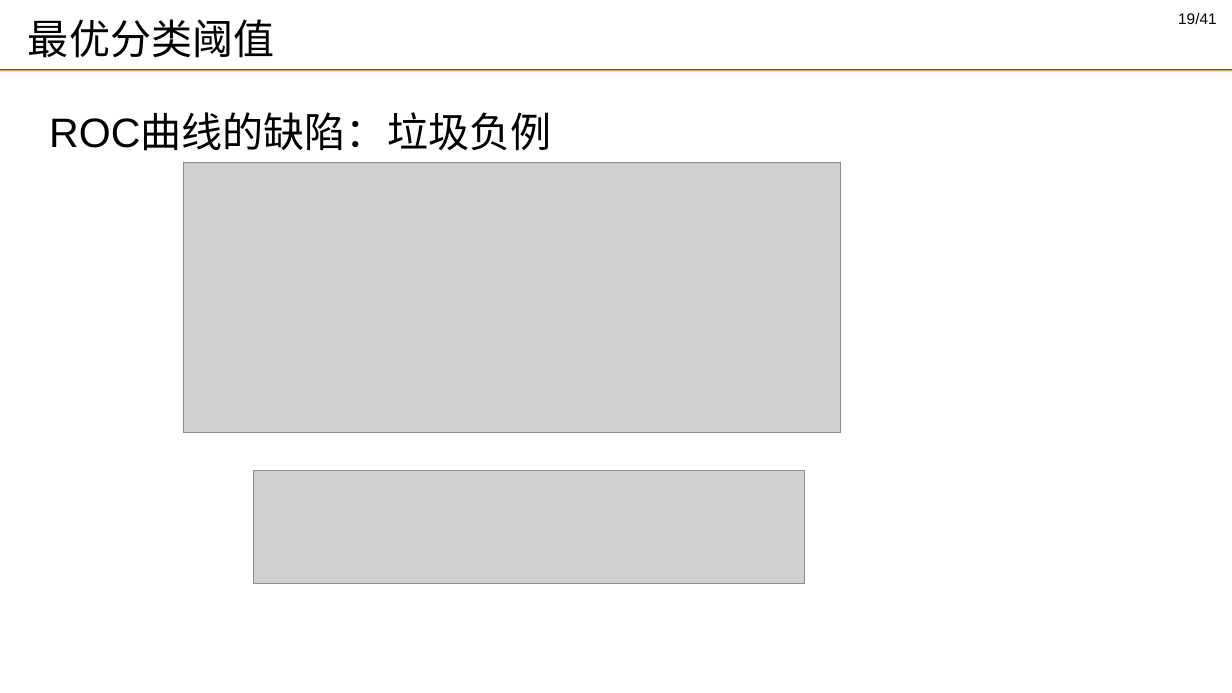
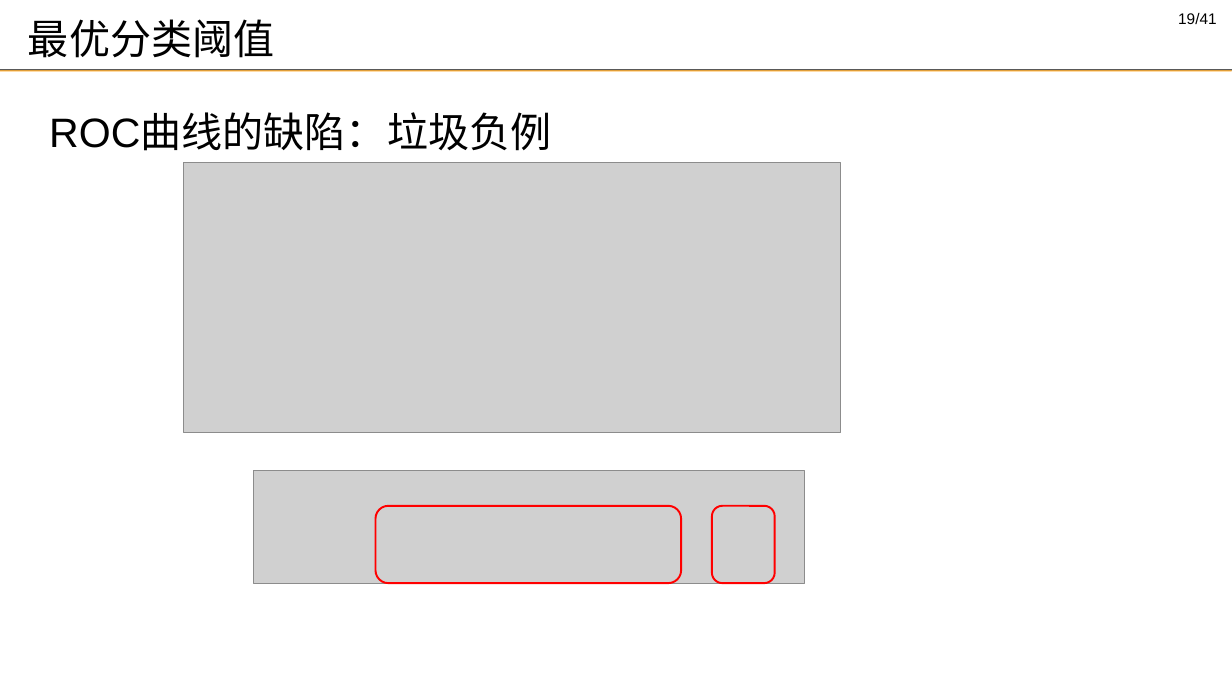
Before and after one commit to DMRookie/finaldesign, a slide deck: slide 19 of 答辩_谢思发.pptx. Drawn at 1232x693 pixels with LibreOffice and Linux fonts; fonts in the diff are those of the drawing; grey boxes stand for pictures; background and template pictures are left out. Boxes give left, top, right and bottom in pixels: in the first picture for what was removed or moved away, otherwise in the second. Text is boxed around its words. In the diff, an @@ line names an element or a change of style, - is before the commit and + after.

```diff
--- a/答辩_谢思发.pptx
+++ b/答辩_谢思发.pptx
@@ rounded rectangle added at bbox=[375, 506, 681, 583], outline #FF0000 1.5 pt @@
@@ rounded rectangle added at bbox=[713, 506, 775, 583], outline #FF0000 1.5 pt @@
```
Also in this commit, not shown: 6 other slides changed.
